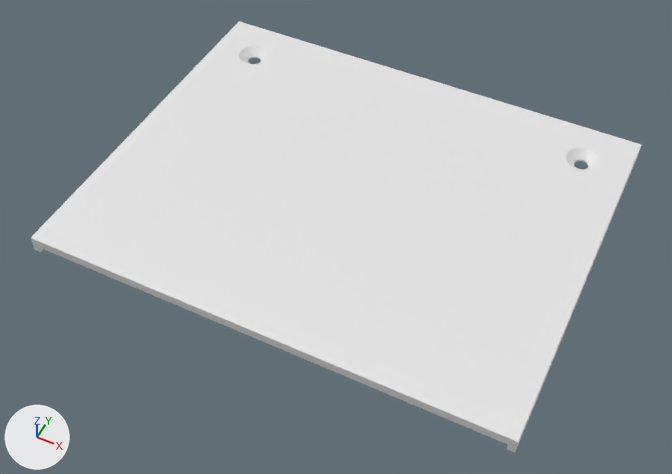
Before and after pictures for a commit that changed the Blender file sling/avionics_brackets/gea29_connector_cover.blend.
Camera for both pictures: a camera (50 mm lens) standing at (57.7, -121.9, 137.7) and looking at (0.3, -7.1, -5.8). Lighting does not change. The marker at lower left points along +X, +Y and +Z.
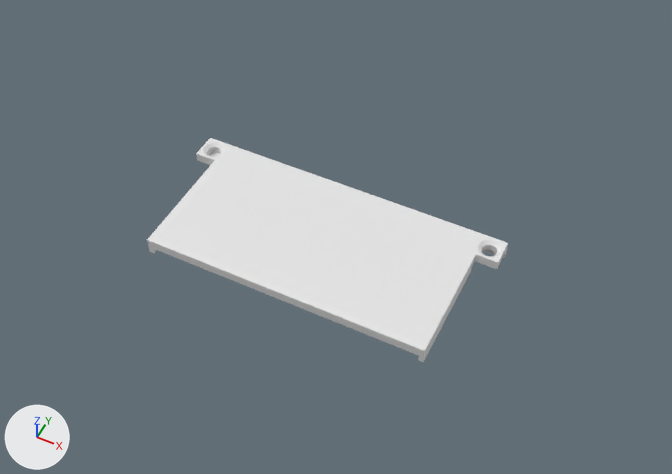
ob_cylinder is not drawn itself; it is used by a modifier of ob_cube.
ob_cone is not drawn itself; it is used by a modifier of ob_cube.
ob_cube_001 is not drawn itself; it is used by a modifier of ob_cube.

Edits to the bpy script that builds the scene:
```text
Change me_cube:
    where me_cube.from_pydata(...)  # 8 vertices, 6 faces; spans x 0.0..2.0, y -1.0..1.0, z -1.0..1.0
    used by ob_cube; location = (0.0, 0.0, 0.0); scale = (25.0, 40.0, 1.75)
    me_cube part 1: the whole mesh is scaled about its middle by (1, 1.02, 1), then moved by (0.0, -0.98, 0.0)
Add me_cube_002:
    me_cube_002.from_pydata(...)  # a box spanning x 0.0..2.0, y -2.0..0.0, z -1.0..1.0
Add me_cube_003:
    me_cube_003.from_pydata([(2.0, 0.0, 1.0), (2.0, 0.0, -1.0), (2.0, -2.0, 1.0), (2.0, -2.0, -1.0), (0.0, 0.0, 1.0), (0.0, 0.0, -1.0), (0.0, -2.0, 1.0), (0.0, -2.0, -1.0), (-2.0, 0.0, 1.0), (-2.0, 0.0, -1.0), (-2.0, -2.0, 1.0), (-2.0, -2.0, -1.0)], [], [(0, 4, 6, 2), (3, 2, 6, 7), (5, 1, 3, 7), (1, 0, 2, 3), (5, 4, 0, 1), (8, 10, 6, 4), (11, 7, 6, 10), (5, 7, 11, 9), (9, 11, 10, 8), (5, 9, 8, 4)])
    me_cube_003.materials.append(mat_material)  # white #e7e7e7
Change ob_cube:
    ob_cube.scale: (25.0, 40.0, 1.75) -> (16.9, 15.1, 1.75)
    add _m = ob_cube.modifiers.new('Boolean.003', 'BOOLEAN')
    add _m.object = ob_cube_002
    add _m = ob_cube.modifiers.new('Boolean.004', 'BOOLEAN')
    add _m.object = ob_cube_003
Change ob_cylinder:
    ob_cylinder.location: (40.0, 30.0, 0.0) -> (31.16, -2.5, 0.0)
Change ob_cone:
    ob_cone.location: (40.0, 30.0, 0.591) -> (31.16, -2.5, 1.648)
Change ob_cube_001:
    ob_cube_001.scale: (24.2, 40.0, 1.75) -> (14.2, 40.0, 1.75)
Add ob_cube_002:
    ob_cube_002 = bpy.data.objects.new('Cube.002', me_cube_002)
    ob_cube_002.location = (29.33, -5.1, 0.0)
    ob_cube_002.scale = (3.39, 17.8, 4.51)
    ob_cube_002.hide_set(True)
Add ob_cube_003:
    ob_cube_003 = bpy.data.objects.new('Cube.003', me_cube_003)
    ob_cube_003.location = (0.0, -0.627, -2.014)
    ob_cube_003.scale = (17.5, 3.0, 1.75)
    ob_cube_003.hide_set(True)
```

Location of each change, (x1, y1, x2, y2) in pixels of the pictures (672 x 474 px):
'Cube', rescaled, modifiers changed, moved (41% narrower, 48% shorter)
    before: (31, 21, 641, 452)
    after: (147, 138, 508, 362)
